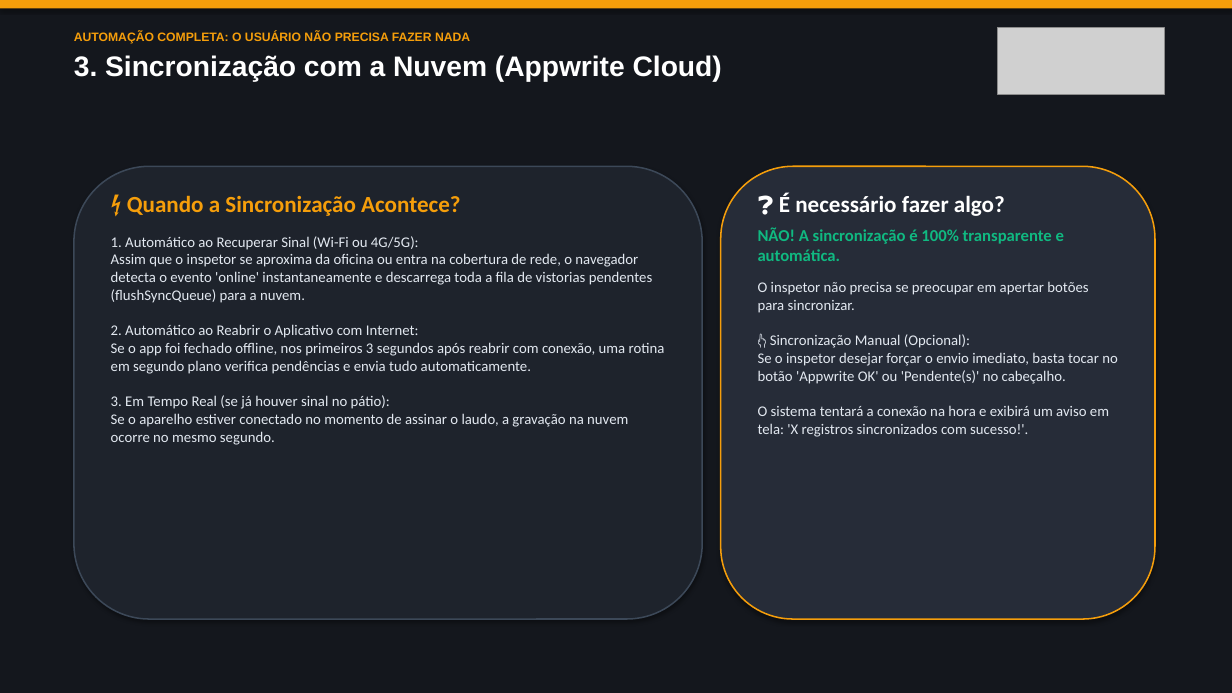
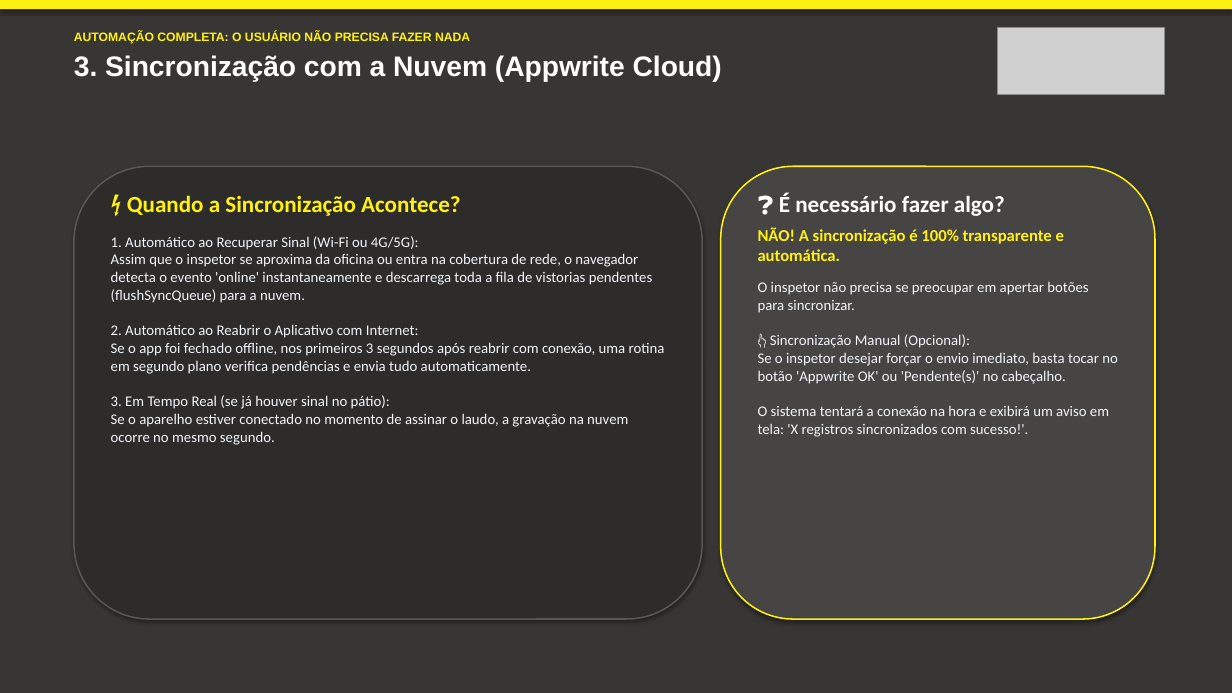
Before and after one commit to maikongsp/inspecao-frota-locar, a slide deck: slide 4 of Funcional.pptx. Drawn at 1232x693 pixels with LibreOffice and Linux fonts; fonts in the diff are those of the drawing; grey boxes stand for pictures. Boxes give left, top, right and bottom in pixels: in the first picture for what was removed or moved away, otherwise in the second. Text is boxed around its words. In the diff, an @@ line names an element or a change of style, - is before the commit and + after.

Commit message:
style: alinha apresentacao Funcional.pptx rigorosamente a paleta oficial Locar (cinza, amarelo e branco)

```diff
--- a/Funcional.pptx
+++ b/Funcional.pptx
@@ rectangle at [0,0,1232,693]: fill #14171D to #383535 @@
@@ rectangle at [0,0,1232,9]: fill #F59E0B to #FFF212 @@
@@ text at [74,32,470,44]: text colour #F59E0B to #FFF212 in "AUTOMAÇÃO COMPLETA: O USUÁRIO NÃO PRECISA FAZER ..." @@
@@ rounded rectangle at [74,166,702,619]: fill #1E232C to #2E2B2B; outline #3C4858 1.2 pt to #5C5656 1.2 pt @@
@@ rounded rectangle at [721,166,1155,619]: fill #262C38 to #474444; outline #F59E0B 1.2 pt to #FFF212 1.2 pt @@
@@ text "⚡ Quando a Sincronização Acontece?" at [111,195,665,445]: text colour #F59E0B to #FFF212 in "⚡ Quando a Sincronização Acontece?"; text colour #E2E8F0 to #F1F5F9 @@
@@ text at [758,228,1118,437]: text colour #10B981 to #FFF212 in "NÃO! A sincronização é 100% transparente e ..."; text colour #E2E8F0 to #F1F5F9 in "O inspetor não precisa se preocupar em ..." @@
```
Also in this commit, not shown: 10 other slides changed.
